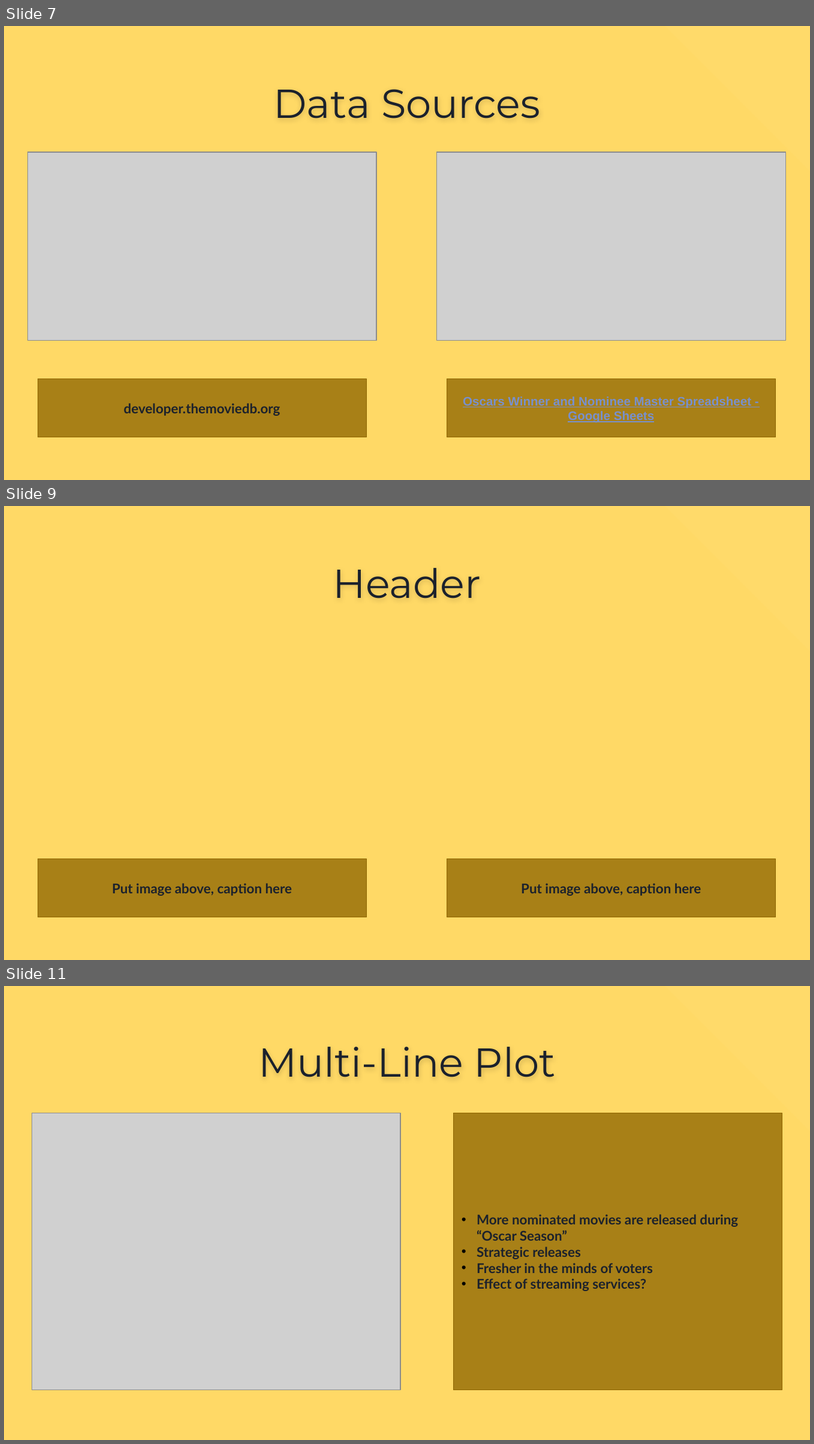
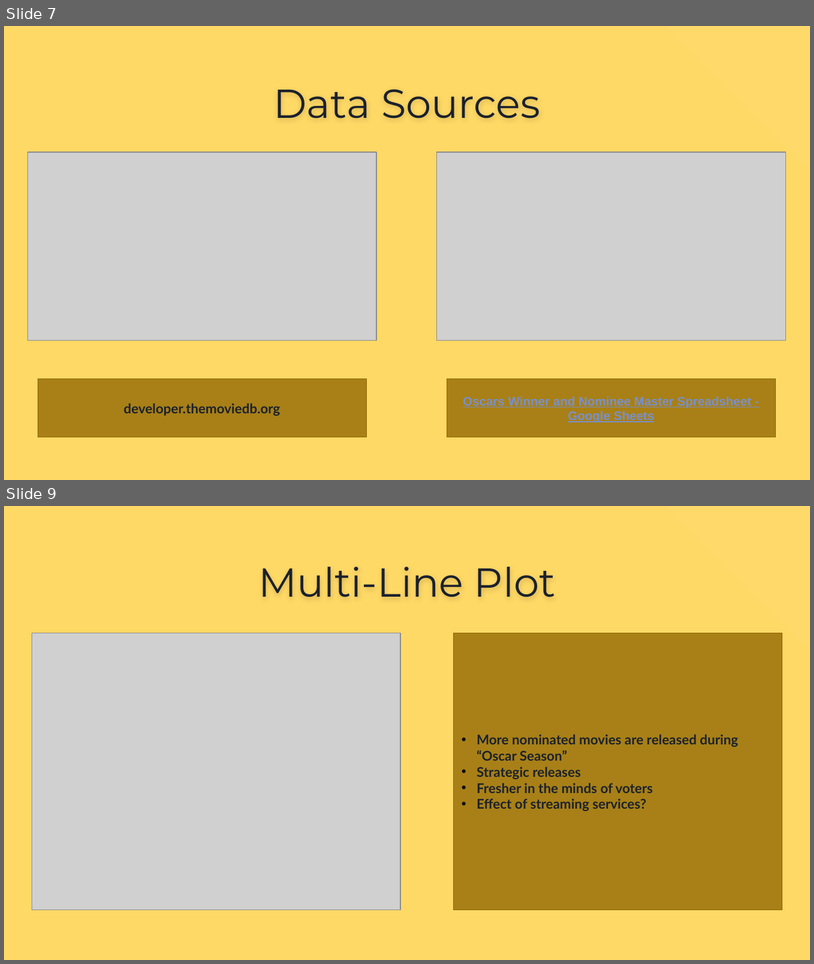
Before and after one commit to jamieah80/group-project-one, a slide deck: Group Project Presentation (1).pptx. Shown one above the other, each under a label of ours: slides 7, 9 and 11 before the commit, slides 7 and 9 after it; the slides between them are not shown. The pictures are 814x1444 and 814x964 pixels, drawn with LibreOffice and Linux fonts; fonts in the diff are those of the drawing; grey boxes stand for pictures. Boxes give left, top, right and bottom in pixels: in the first picture for what was removed or moved away, otherwise in the second. Text is boxed around its words. In the diff, an @@ line names an element or a change of style, - is before the commit and + after.

```diff
--- a/Group Project Presentation (1).pptx
+++ b/Group Project Presentation (1).pptx
@@ slide 9 removed at [4,506,810,960], background #FFD966; not listed: 1 template element that a slide beside it also shows @@
@@ title removed at [333,568,481,598] @@
-Header
@@ rectangle removed at [38,858,367,916] @@
-Put image above, caption here
@@ rectangle removed at [447,858,776,916] @@
-Put image above, caption here
@@ what was slide 11 is now slide 9 @@
```
Also in this commit, not shown: 10 slides added, 3 other slides removed, 1 other file.
